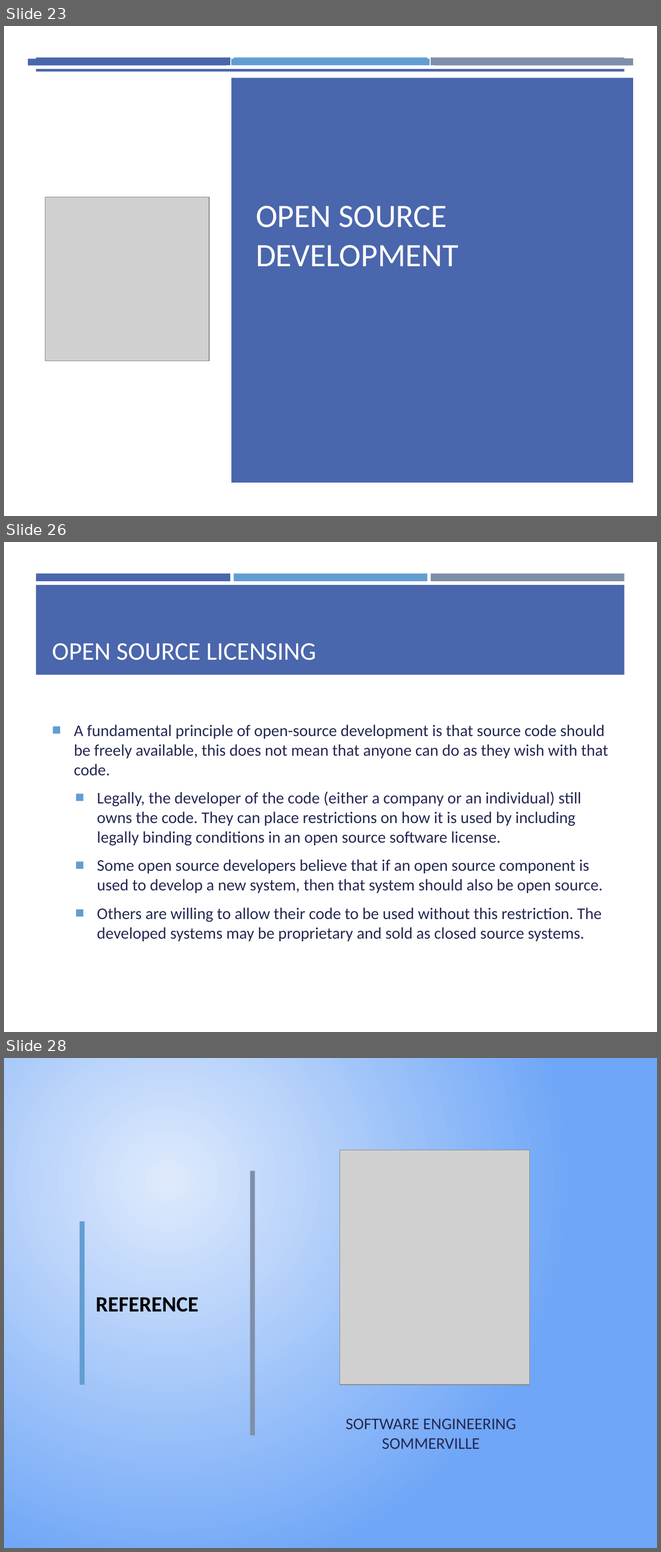
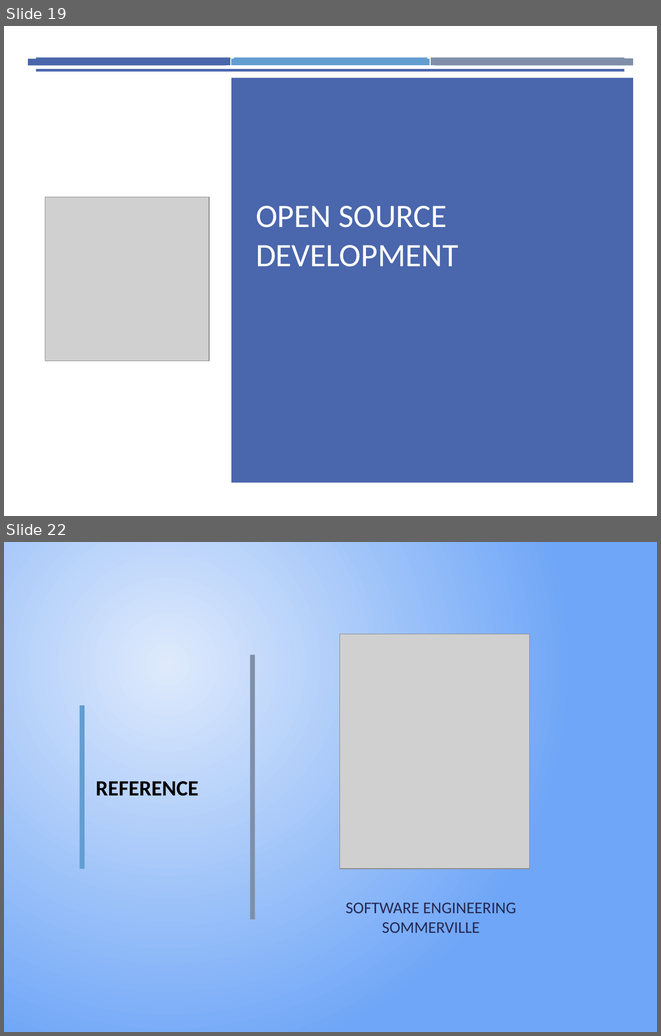
Before and after one commit to yazdipour/presentations, a slide deck: 2019Nov_Design_Implementation/Ch7.pptx. Shown one above the other, each under a label of ours: slides 23, 26 and 28 before the commit, slides 19 and 22 after it; the slides between them are not shown. The pictures are 661x1552 and 661x1036 pixels, drawn with LibreOffice and Linux fonts; fonts in the diff are those of the drawing; grey boxes stand for pictures. Boxes give left, top, right and bottom in pixels: in the first picture for what was removed or moved away, otherwise in the second. Text is boxed around its words. In the diff, an @@ line names an element or a change of style, - is before the commit and + after.

```diff
--- a/2019Nov_Design_Implementation/Ch7.pptx
+++ b/2019Nov_Design_Implementation/Ch7.pptx
@@ slide 26 removed at <box>4,542,657,1032</box>, background #FFFFFF; not listed: 4 template elements that a slide beside it also shows @@
@@ title removed at <box>52,643,316,660</box> @@
-OPEN SOURCE LICENSING
@@ text removed at <box>74,724,608,941</box> @@
-■ A fundamental principle of open-source development is that source code should be freely available, this does not mean that anyone can do as they wish with that code.
-  ■ Legally, the developer of the code (either a company or an individual) still owns the code. They can place restrictions on how it is used by including legally binding conditions in an open source software license.
-  ■ Some open source developers believe that if an open source component is used to develop a new system, then that system should also be open source.
-  ■ Others are willing to allow their code to be used without this restriction. The developed systems may be proprietary and sold as closed source systems.
@@ what was slide 23 is now slide 19 @@
@@ what was slide 28 is now slide 22 @@
```
Also in this commit, not shown: 6 slides changed, 1 slide added, 6 other slides removed.
